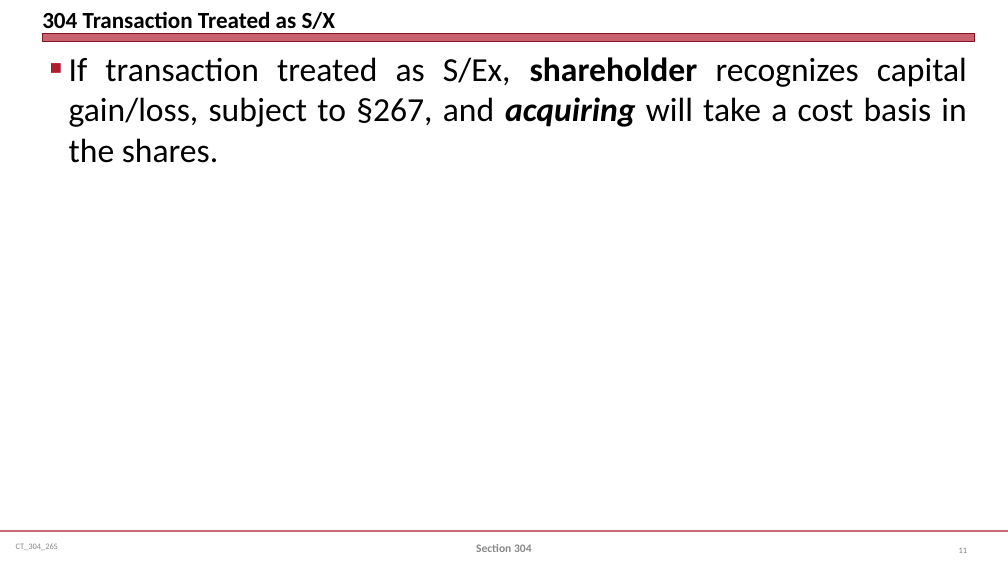
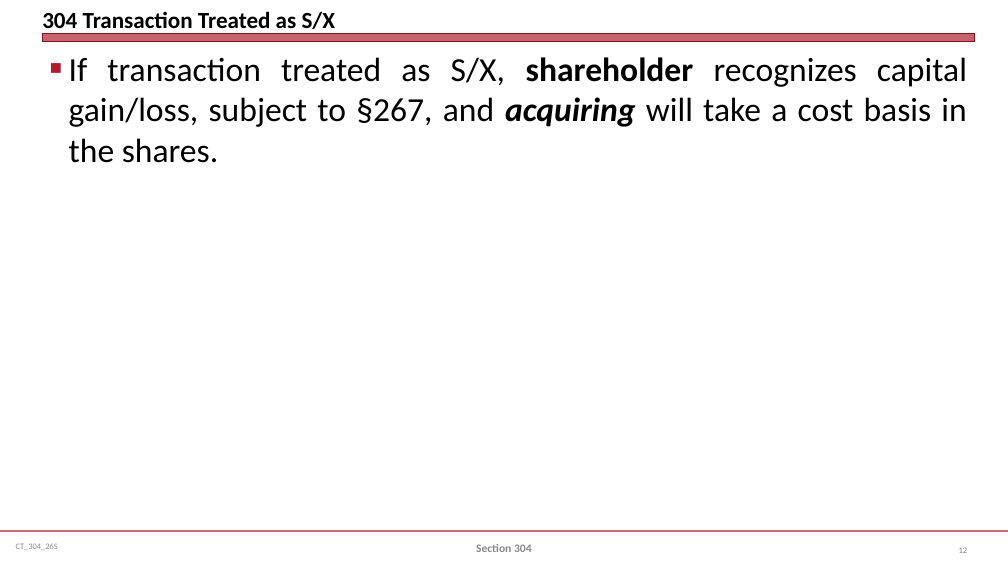
Before and after one commit to jmc877/Corporate-Tax, a slide deck: slide 12 of slides/CT_304_26S.pptx (slide 11 before the commit). Drawn at 1008x567 pixels with LibreOffice and Linux fonts; fonts in the diff are those of the drawing. Boxes give left, top, right and bottom in pixels: in the first picture for what was removed or moved away, otherwise in the second. Text is boxed around its words. In the diff, an @@ line names an element or a change of style, - is before the commit and + after.

```diff
--- a/slides/CT_304_26S.pptx
+++ b/slides/CT_304_26S.pptx
@@ text at (69, 57, 967, 163): text changed @@
-■ If transaction treated as S/Ex, shareholder recognizes capital gain/loss, subject to §267, and acquiring will take a cost basis in the shares.
+■ If transaction treated as S/X, shareholder recognizes capital gain/loss, subject to §267, and acquiring will take a cost basis in the shares.
```
Also in this commit, not shown: 7 other slides changed, 1 slide added.
